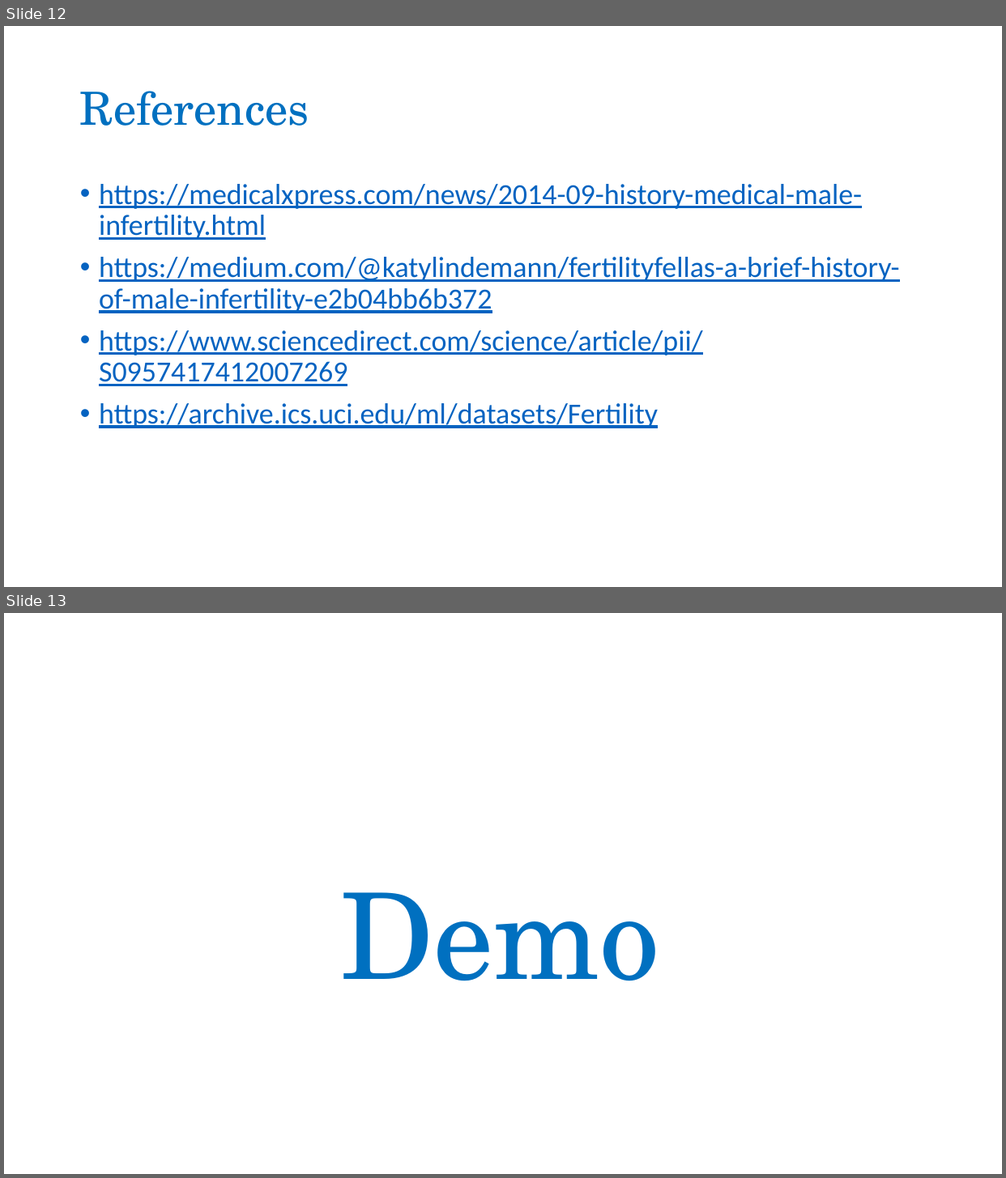
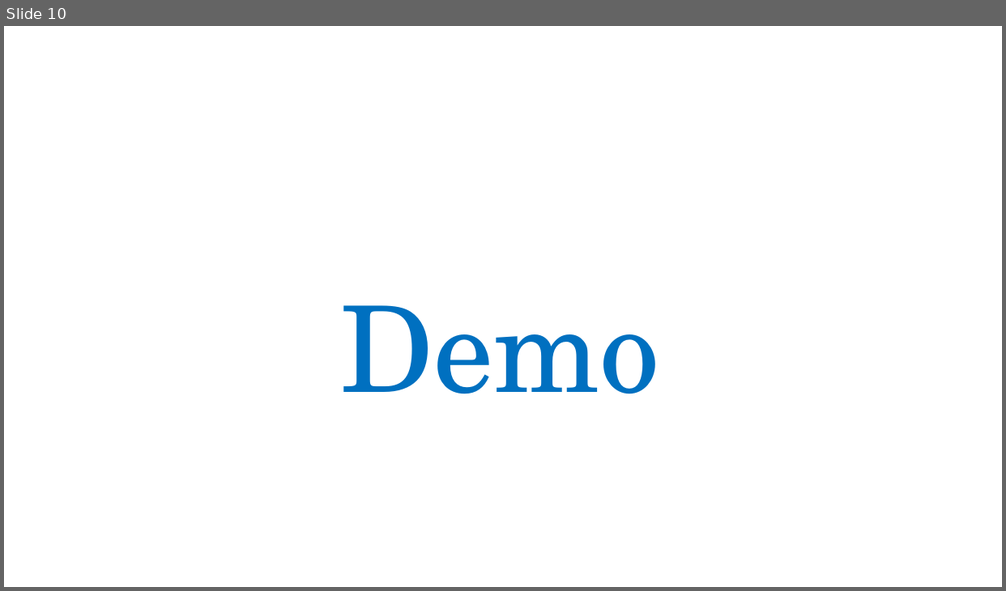
Before and after one commit to gdoshi88/Fertility-ML-Project, a slide deck: Male Fertility Test PowerPoint.pptx. Shown one above the other, each under a label of ours: slides 12 and 13 before the commit, slide 10 after it. The pictures are 1006x1178 and 1006x591 pixels, drawn with LibreOffice and Linux fonts; fonts in the diff are those of the drawing; background and template pictures are left out. Boxes give left, top, right and bottom in pixels: in the first picture for what was removed or moved away, otherwise in the second. Text is boxed around its words. In the diff, an @@ line names an element or a change of style, - is before the commit and + after.

```diff
--- a/Male Fertility Test PowerPoint.pptx
+++ b/Male Fertility Test PowerPoint.pptx
@@ slide 12 removed at (4, 26, 1002, 587), background picture (left out) @@
@@ title removed at (80, 91, 309, 126) @@
-References
@@ text removed at (99, 184, 900, 429) @@
-• https://medicalxpress.com/news/2014-09-history-medical-male-infertility.html
-• https://medium.com/@katylindemann/fertilityfellas-a-brief-history-of-male-infertility-e2b04bb6b372
-• https://www.sciencedirect.com/science/article/pii/S0957417412007269
-• https://archive.ics.uci.edu/ml/datasets/Fertility
@@ what was slide 13 is now slide 10 @@
```
Also in this commit, not shown: 2 slides changed, 2 other slides removed, 1 other file.
